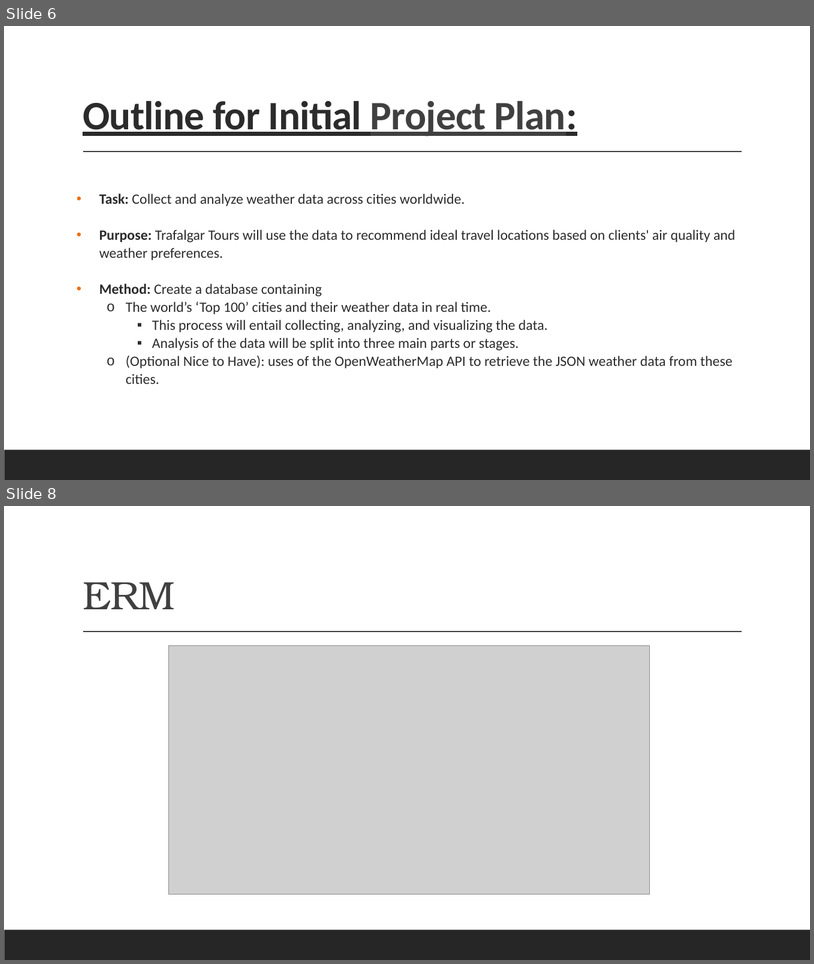
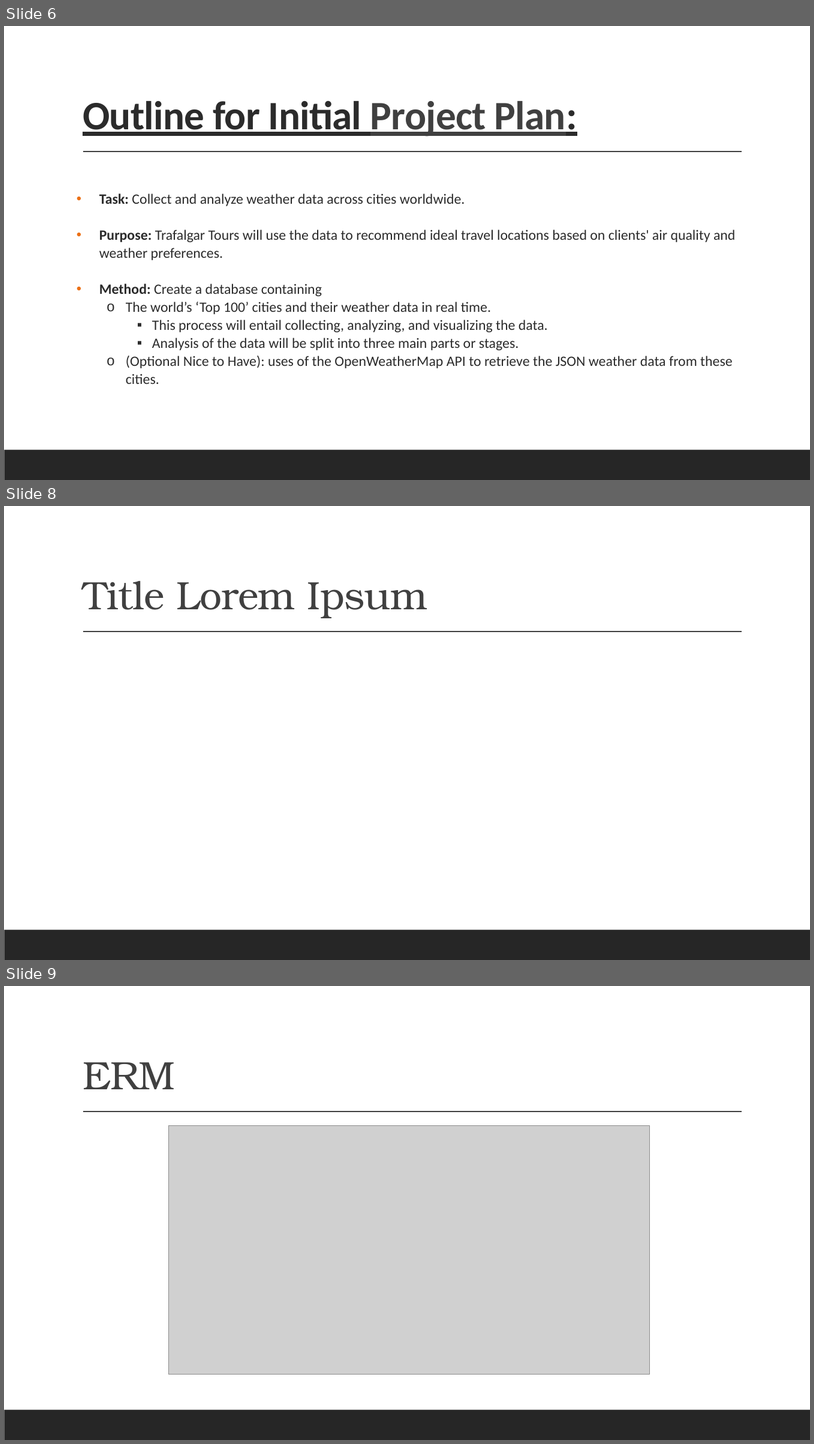
Before and after one commit to LouFoster/Group-C_FinalProject, a slide deck: C-Group v2.pptx. Shown one above the other, each under a label of ours: slides 6 and 8 before the commit, slides 6, 8 and 9 after it; the slides between them are not shown. The pictures are 814x964 and 814x1444 pixels, drawn with LibreOffice and Linux fonts; fonts in the diff are those of the drawing; grey boxes stand for pictures. Boxes give left, top, right and bottom in pixels: in the first picture for what was removed or moved away, otherwise in the second. Text is boxed around its words. In the diff, an @@ line names an element or a change of style, - is before the commit and + after.

```diff
--- a/C-Group v2.pptx
+++ b/C-Group v2.pptx
@@ slide 8 added at box(4, 506, 810, 960), background #FFFFFF; not listed: 2 template elements that a slide beside it also shows @@
@@ title added at box(83, 581, 428, 618), 47 pt, text #404040 @@
+Title Lorem Ipsum
@@ what was slide 8 is now slide 9 @@
```
Also in this commit, not shown: 1 slide changed.
